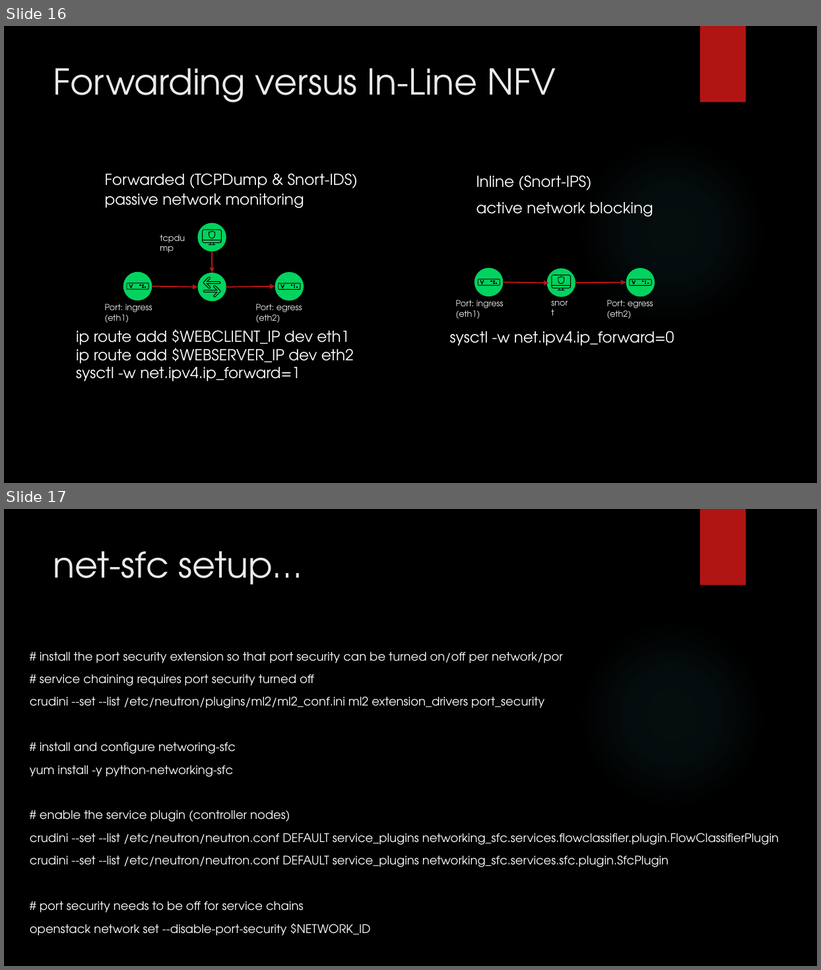
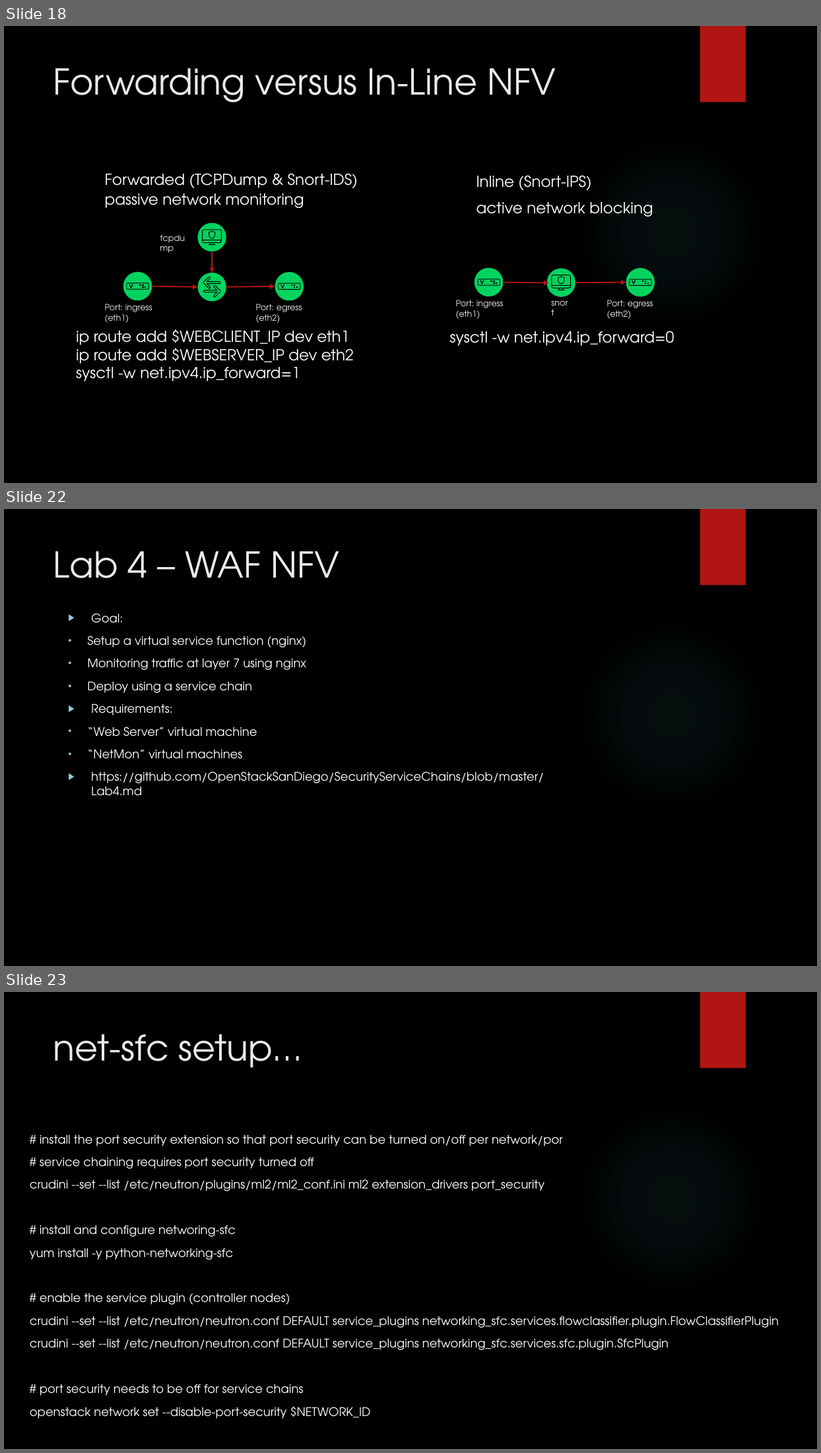
Before and after one commit to OpenStackSanDiego/SecurityServiceChains, a slide deck: Virtualized Security Functions in Layer 2.pptx. Shown one above the other, each under a label of ours: slides 16 and 17 before the commit, slides 18, 22 and 23 after it; the slides between them are not shown. The pictures are 821x970 and 821x1453 pixels, drawn with LibreOffice and Linux fonts; fonts in the diff are those of the drawing; background and template pictures are left out. Boxes give left, top, right and bottom in pixels: in the first picture for what was removed or moved away, otherwise in the second. Text is boxed around its words. In the diff, an @@ line names an element or a change of style, - is before the commit and + after.

```diff
--- a/Virtualized Security Functions in Layer 2.pptx
+++ b/Virtualized Security Functions in Layer 2.pptx
@@ slide 22 added at (x1=4, y1=509, x2=817, y2=966), background picture (left out); not listed: 2 template elements that a slide beside it also shows @@
@@ title added at (x1=54, y1=551, x2=340, y2=578), 42 pt, text #EBEBEB @@
+Lab 4 – WAF NFV
@@ text added at (x1=87, y1=613, x2=544, y2=796), 14 pt, text #FFFFFF @@
+▶ Goal:
+• Setup a virtual service function (nginx)
+• Monitoring traffic at layer 7 using nginx
+• Deploy using a service chain
+▶ Requirements:
+• “Web Server” virtual machine
+• “NetMon” virtual machines
+▶ https://github.com/OpenStackSanDiego/SecurityServiceChains/blob/master/Lab4.md
@@ what was slide 16 is now slide 18 @@
@@ what was slide 17 is now slide 23 @@
```
Also in this commit, not shown: 1 slide changed, 5 other slides added, 7 other files.
